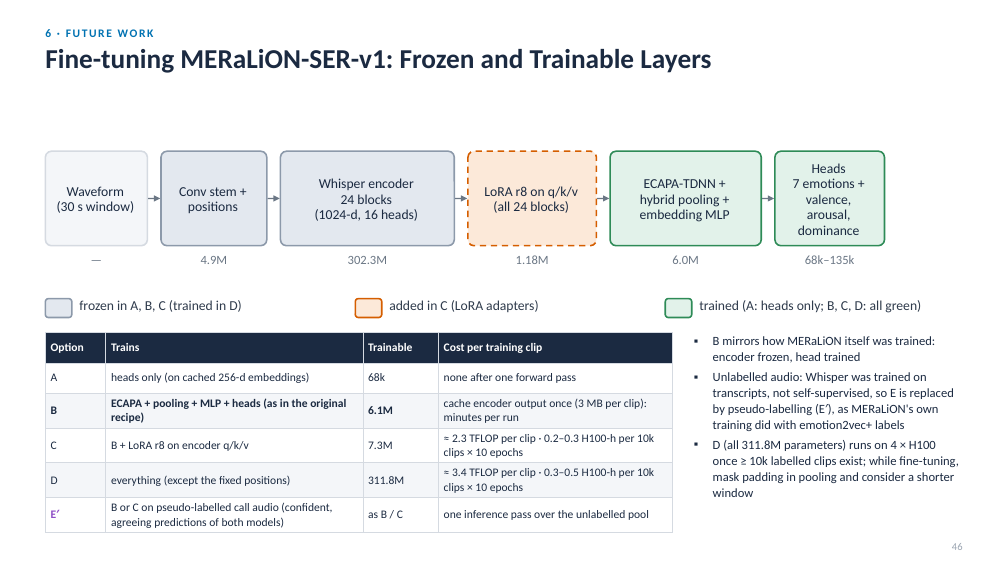
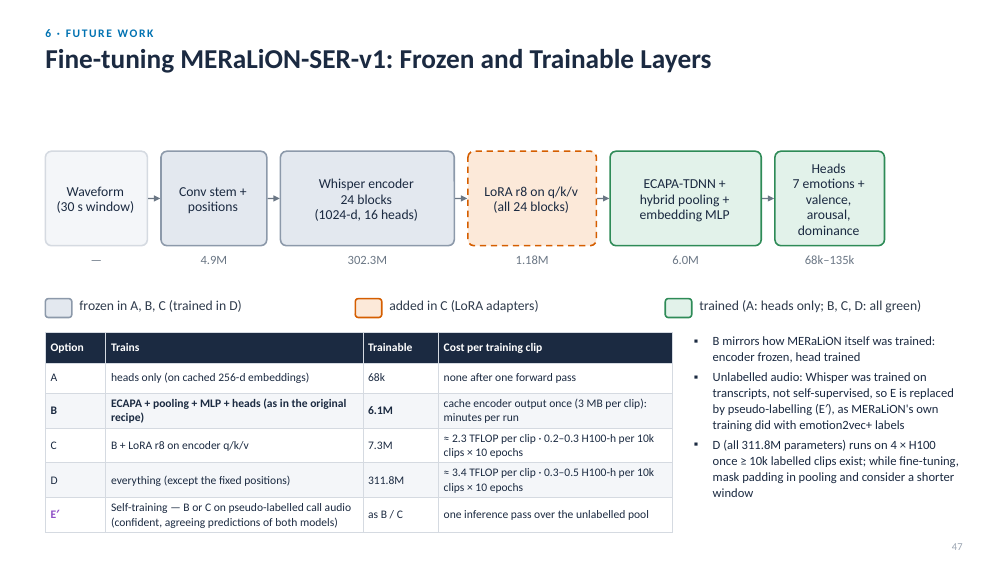
Before and after one commit to Davidlequnchen/emotion_recognition, a slide deck: slide 48 of emotion_recognition/presentation/SER_evaluation.pptx (slide 47 before the commit). Drawn at 1008x567 pixels with LibreOffice and Linux fonts; fonts in the diff are those of the drawing. Boxes give left, top, right and bottom in pixels: in the first picture for what was removed or moved away, otherwise in the second. Text is boxed around its words. In the diff, an @@ line names an element or a change of style, - is before the commit and + after.

```diff
--- a/emotion_recognition/presentation/SER_evaluation.pptx
+++ b/emotion_recognition/presentation/SER_evaluation.pptx
@@ table at [45,333,673,532] @@
-row 6, column 2: B or C on pseudo-labelled call audio (confident, agreeing predictions of both models)
+row 6, column 2: Self-training — B or C on pseudo-labelled call audio (confident, agreeing predictions of both models)
@@ text at [952,543,963,550]: text changed @@
-46
+47
```
Also in this commit, not shown: 12 other slides changed, 2 slides added, 3 other files.
